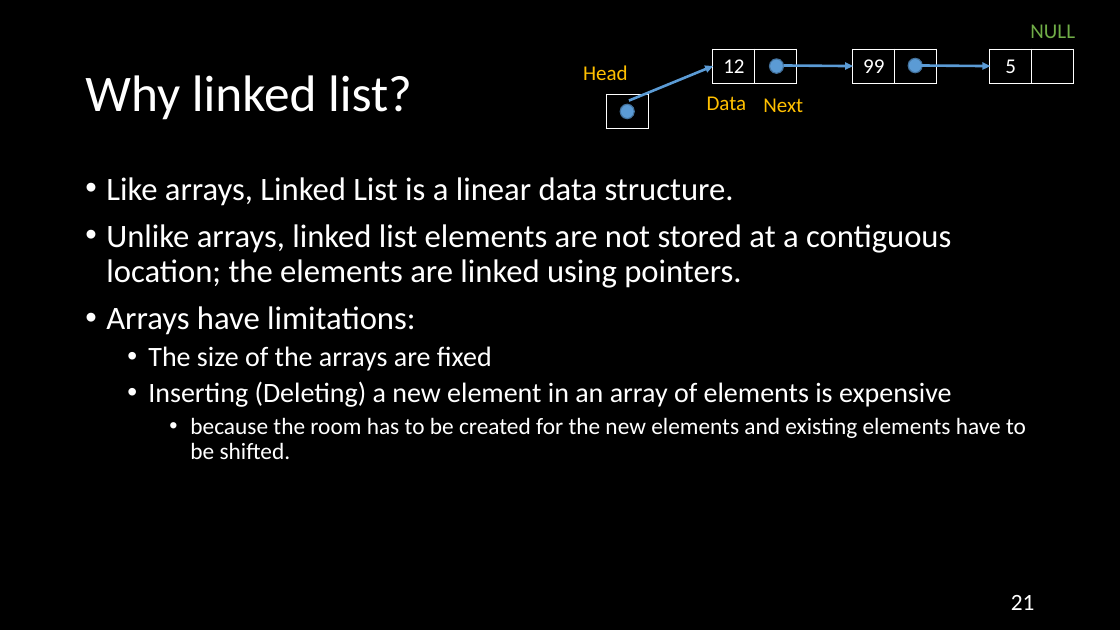
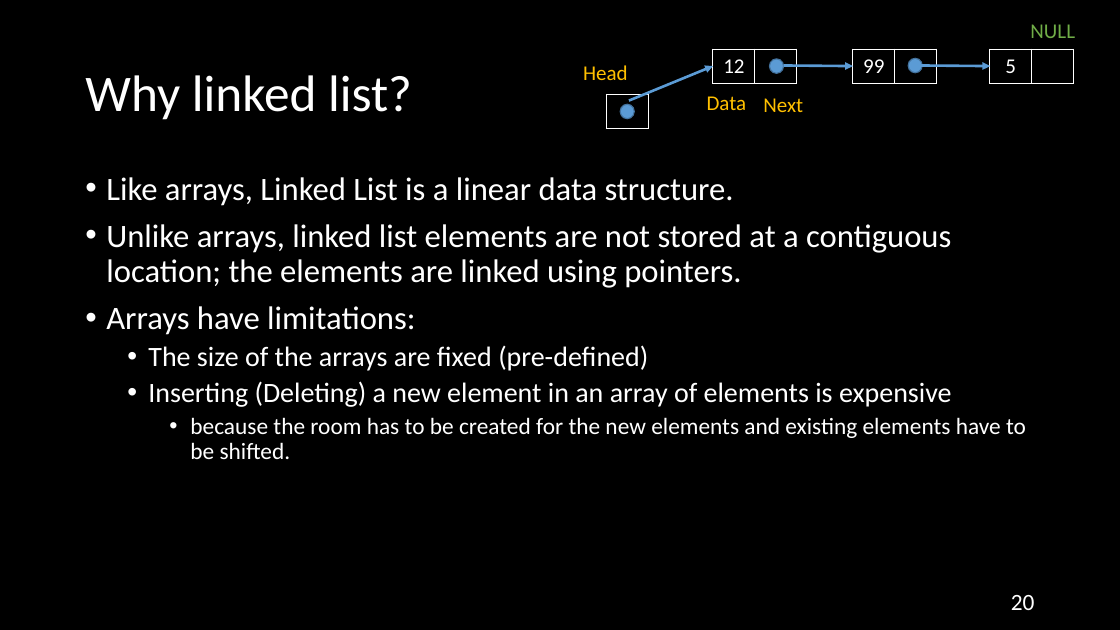
Before and after one commit to NYU-CSO/nyu-cso.github.io, a slide deck: slide 20 of rec-notes/r06.pptx (slide 21 before the commit). Drawn at 1120x630 pixels with LibreOffice and Linux fonts; fonts in the diff are those of the drawing. Boxes give left, top, right and bottom in pixels: in the first picture for what was removed or moved away, otherwise in the second. Text is boxed around its words. In the diff, an @@ line names an element or a change of style, - is before the commit and + after.

```diff
--- a/rec-notes/r06.pptx
+++ b/rec-notes/r06.pptx
@@ text at box(148, 345, 648, 371): text changed @@
-  • The size of the arrays are fixed
+  • The size of the arrays are fixed (pre-defined)
@@ page number at box(1011, 595, 1035, 610): text changed @@
-21
+20
```
Also in this commit, not shown: 8 other slides changed, 13 slides added, 12 slides removed, 1 other file.
